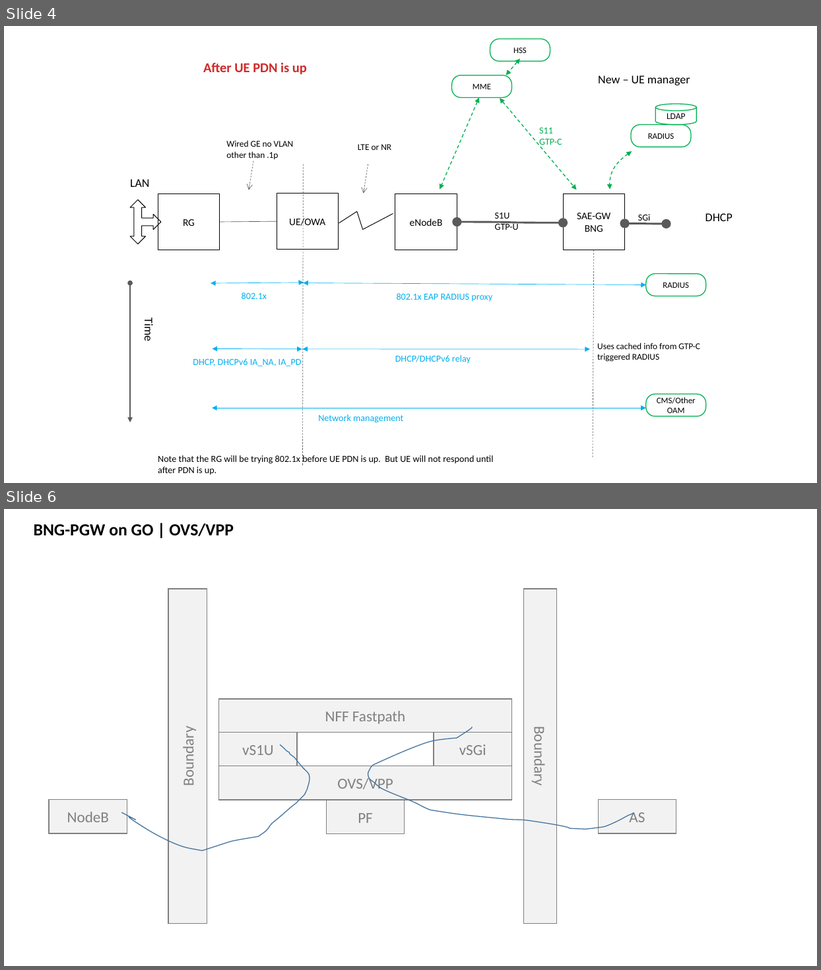
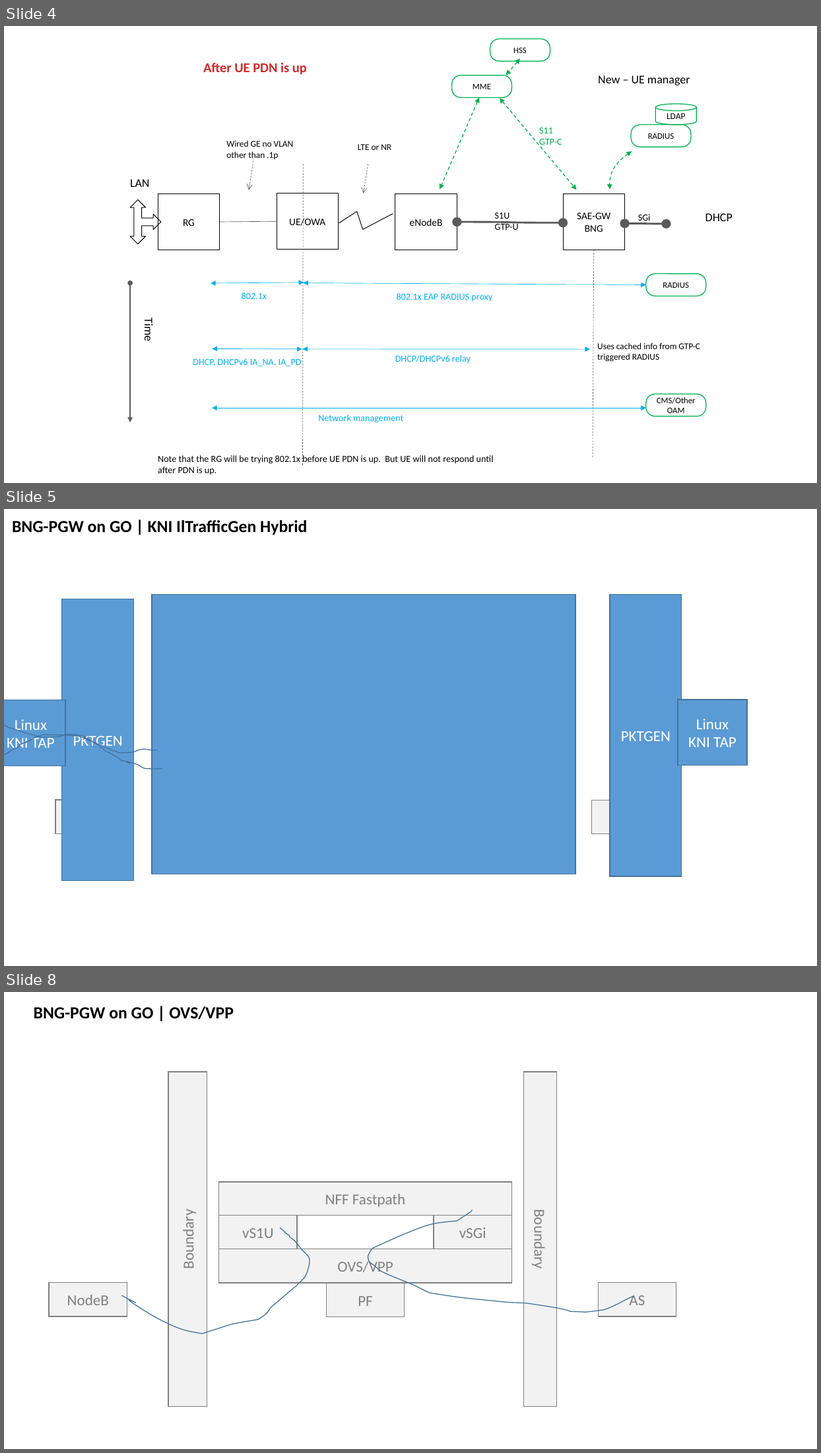
Before and after one commit to backwardn/nff-go, a slide deck: Fixed BNG PGW on GO over NFF.pptx. Shown one above the other, each under a label of ours: slides 4 and 6 before the commit, slides 4, 5 and 8 after it; the slides between them are not shown. The pictures are 821x970 and 821x1453 pixels, drawn with LibreOffice and Linux fonts; fonts in the diff are those of the drawing. Boxes give left, top, right and bottom in pixels: in the first picture for what was removed or moved away, otherwise in the second. Text is boxed around its words. In the diff, an @@ line names an element or a change of style, - is before the commit and + after.

```diff
--- a/Fixed BNG PGW on GO over NFF.pptx
+++ b/Fixed BNG PGW on GO over NFF.pptx
@@ slide 5 added at (4,509,817,966), background #FFFFFF @@
@@ text added at (12,520,307,535), 20 pt, text #000000, bold @@
+BNG-PGW on GO | KNI IlTrafficGen Hybrid
@@ rectangle added at (62,599,134,881), fill #5B9BD5, outline #43739E 1 pt, 18 pt, text #FFFFFF @@
+PKTGEN
@@ rectangle added at (152,594,576,875), fill #5B9BD5, outline #43739E 1 pt @@
@@ rectangle added at (610,594,682,877), fill #5B9BD5, outline #43739E 1 pt, 18 pt, text #FFFFFF @@
+PKTGEN
@@ freeform shape added at (4,683,157,753), outline #43739E 1 pt @@
@@ rectangle added at (4,700,65,766), fill #5B9BD5, outline #43739E 1 pt, 18 pt, text #FFFFFF @@
+Linux KNI TAP
@@ rectangle added at (678,700,748,766), fill #5B9BD5, outline #43739E 1 pt, 18 pt, text #FFFFFF @@
+Linux KNI TAP
@@ freeform shape added at (4,735,162,772), outline #43739E 1 pt @@
@@ rectangle added at (55,800,133,834), fill #F2F2F2, outline #808080 1 pt @@
@@ rectangle added at (592,801,670,835), fill #F2F2F2, outline #808080 1 pt @@
@@ what was slide 6 is now slide 8 @@
```
Also in this commit, not shown: 1 slide changed, 1 other slide added.
